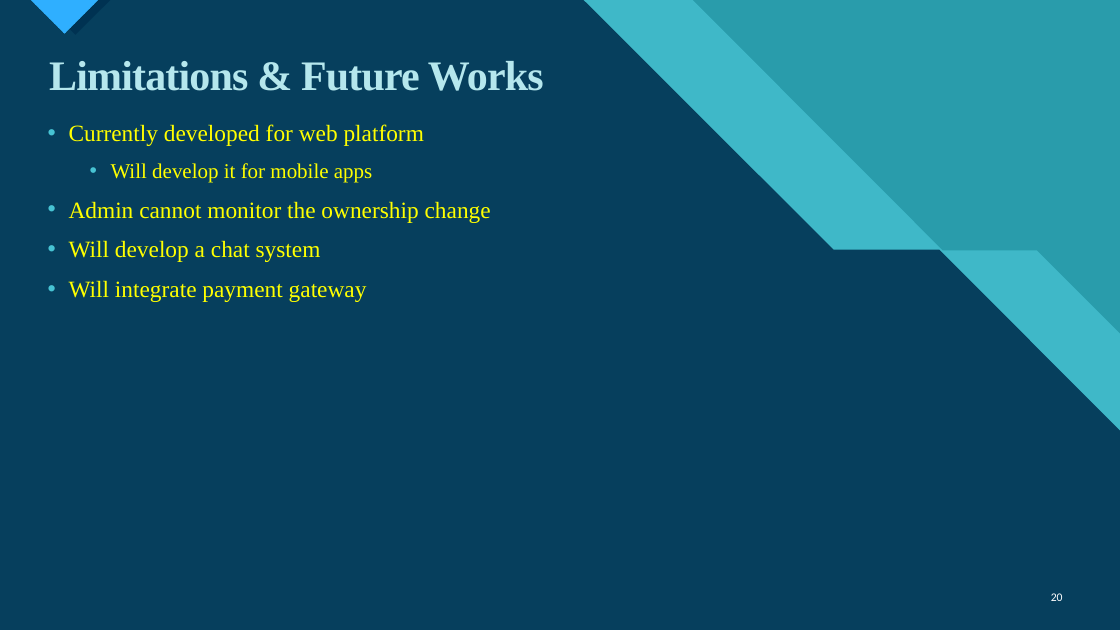
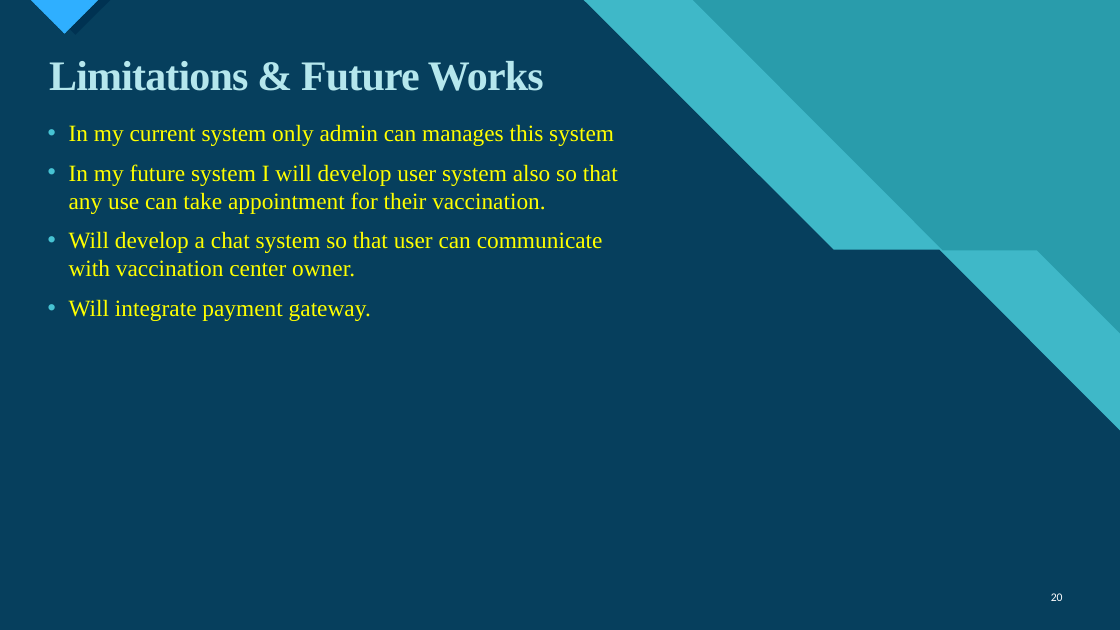
Before and after one commit to ANTAR-NANDI/Final_Report, a slide deck: slide 20 of Track My Subscriptions(Final).pptx. Drawn at 1120x630 pixels with LibreOffice and Linux fonts; fonts in the diff are those of the drawing. Boxes give left, top, right and bottom in pixels: in the first picture for what was removed or moved away, otherwise in the second. Text is boxed around its words. In the diff, an @@ line names an element or a change of style, - is before the commit and + after.

```diff
--- a/Track My Subscriptions(Final).pptx
+++ b/Track My Subscriptions(Final).pptx
@@ text at (69, 124, 618, 321): text changed @@
-• Currently developed for web platform
-    • Will develop it for mobile apps
-• Admin cannot monitor the ownership change
-• Will develop a chat system
-• Will integrate payment gateway
+• In my current system only admin can manages this system
+• In my future system I will develop user system also so that any use can take appointment for their vaccination.
+• Will develop a chat system so that user can communicate with vaccination center owner.
+• Will integrate payment gateway.
```
Also in this commit, not shown: 1 other slide changed, 2 other files.
